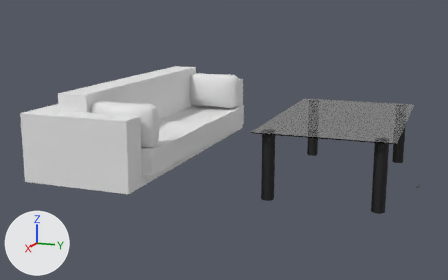
What one commit did to the Blender file Projekt/04-Shots/fs-Shot 5.blend.
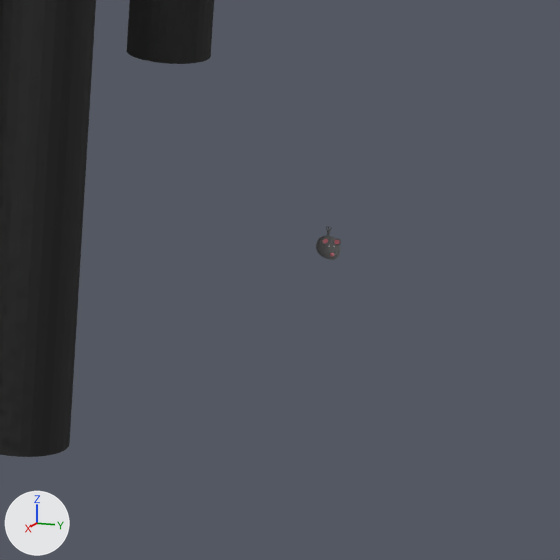
There are two pictures of each version: one whole from a 50 mm lens placed at (11.65, 1.84, 3.16), pointed at (0.72, -2.24, 0.52), one close up on the part from 84% to 100% of the width and 55% to 81% of the height. Arrows for +X, +Y and +Z are at lower left; the lights stay in place.

The first close-up shows 'Grundbau', 'Maus'.
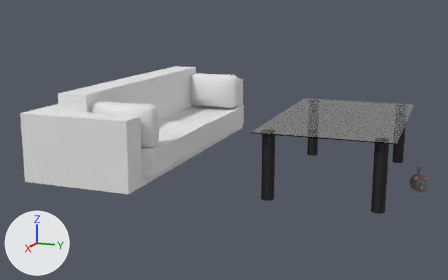
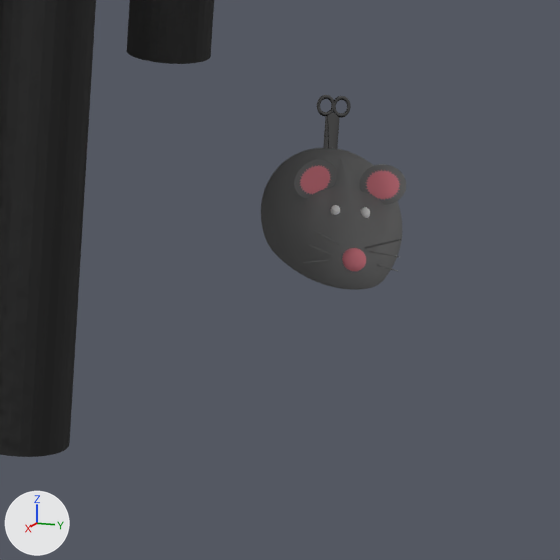
What differs and where, as boxes (x1, y1, x2, y2) in the close-ups (560 x 560 px):
'Maus', rescaled (462% wider, 460% taller): before (316, 226, 341, 260); after (261, 95, 406, 290)

Edits to the bpy script that builds the scene:
```text
Change ob_maus:
    ob_maus.scale: (0.171, 0.171, 0.171) -> (1.0, 1.0, 1.0)
```
